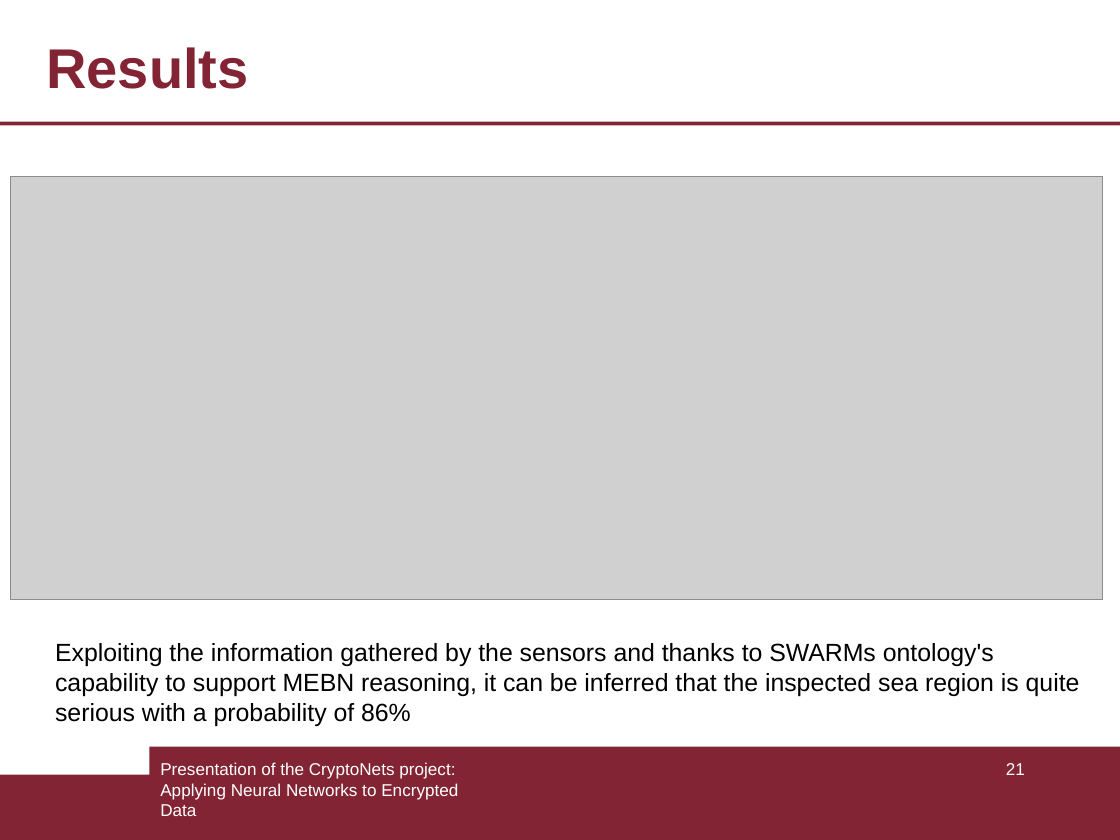
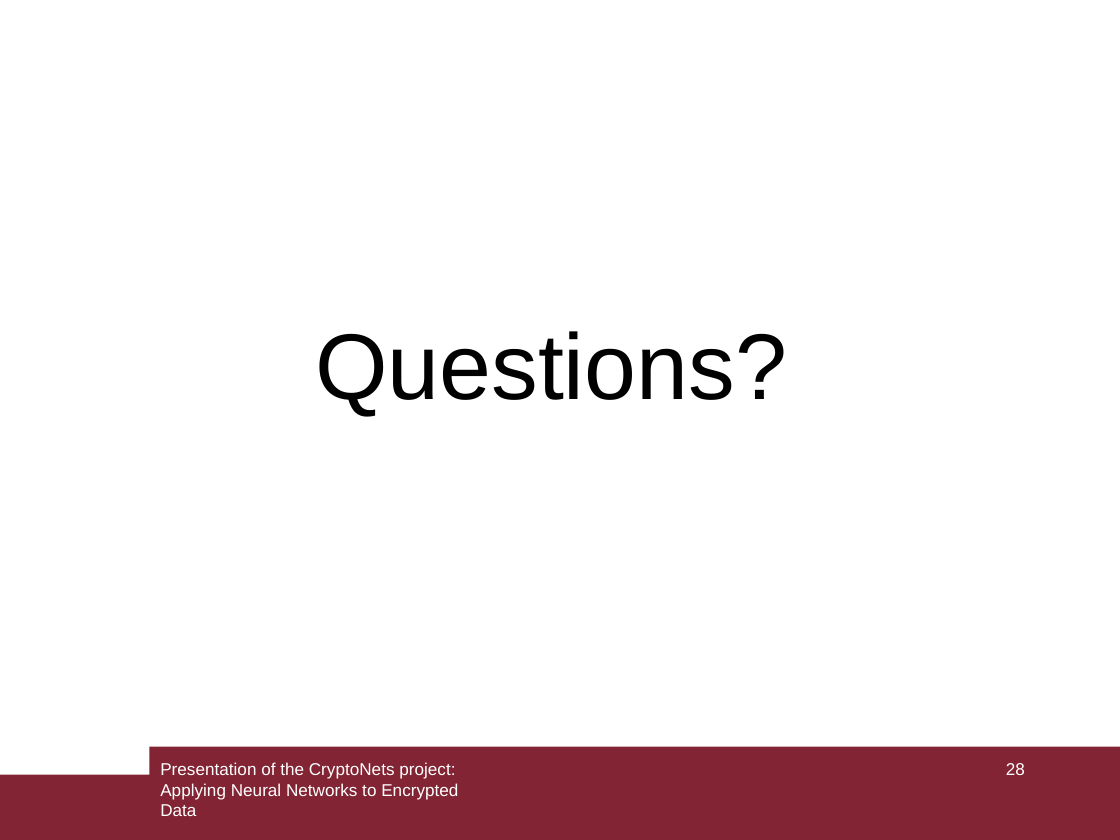
Before and after one commit to armandofln/CryptoNets-with-Python, a slide deck: slide 28 of slides/slide.odp (slide 21 before the commit). Drawn at 1120x840 pixels with LibreOffice and Linux fonts; fonts in the diff are those of the drawing; grey boxes stand for pictures. Boxes give left, top, right and bottom in pixels: in the first picture for what was removed or moved away, otherwise in the second. Text is boxed around its words. In the diff, an @@ line names an element or a change of style, - is before the commit and + after.

```diff
--- a/slides/slide.odp
+++ b/slides/slide.odp
@@ title removed at <box>46,47,248,89</box> @@
-Results
@@ line removed from (0, 123) to (1120, 123) @@
@@ picture removed at <box>10,176,1102,599</box> @@
@@ text added at <box>315,331,787,416</box>, 60 pt, text #000000 @@
+Questions?
@@ text removed at <box>55,643,1080,726</box> @@
-Exploiting the information gathered by the sensors and thanks to SWARMs ontology's capability to support MEBN reasoning, it can be inferred that the inspected sea region is quite serious with a probability of 86%
@@ page number at <box>1006,763,1025,775</box>: text changed @@
-21
+28
```
Also in this commit, not shown: 3 other slides changed, 6 slides added, 1 slide removed, 6 other files.
